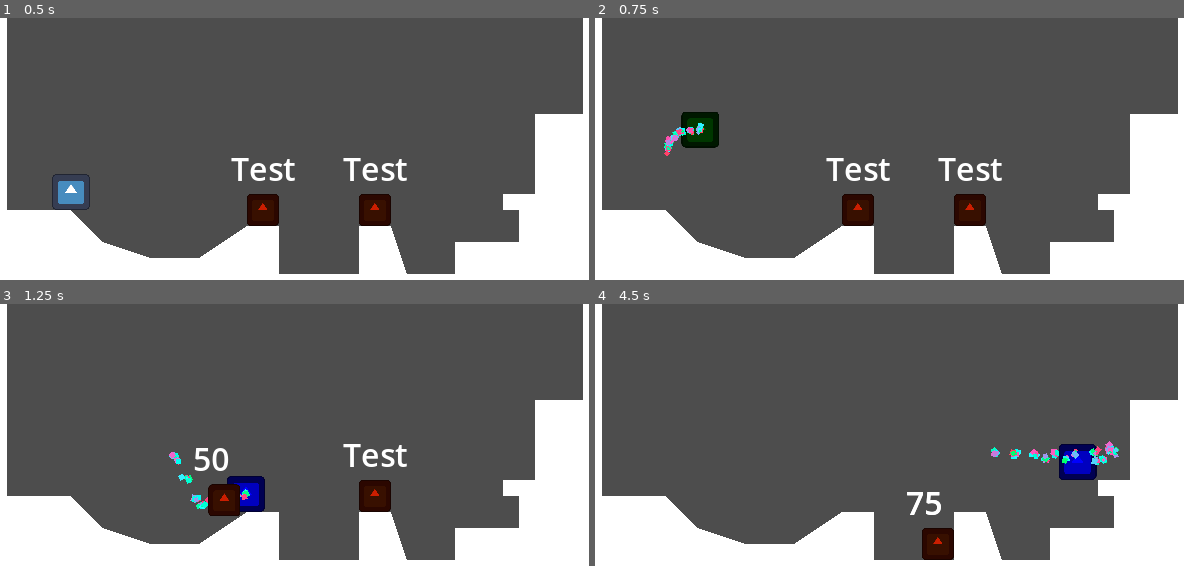
Above: before the commit, frames 1-4 (two rows, left to right).
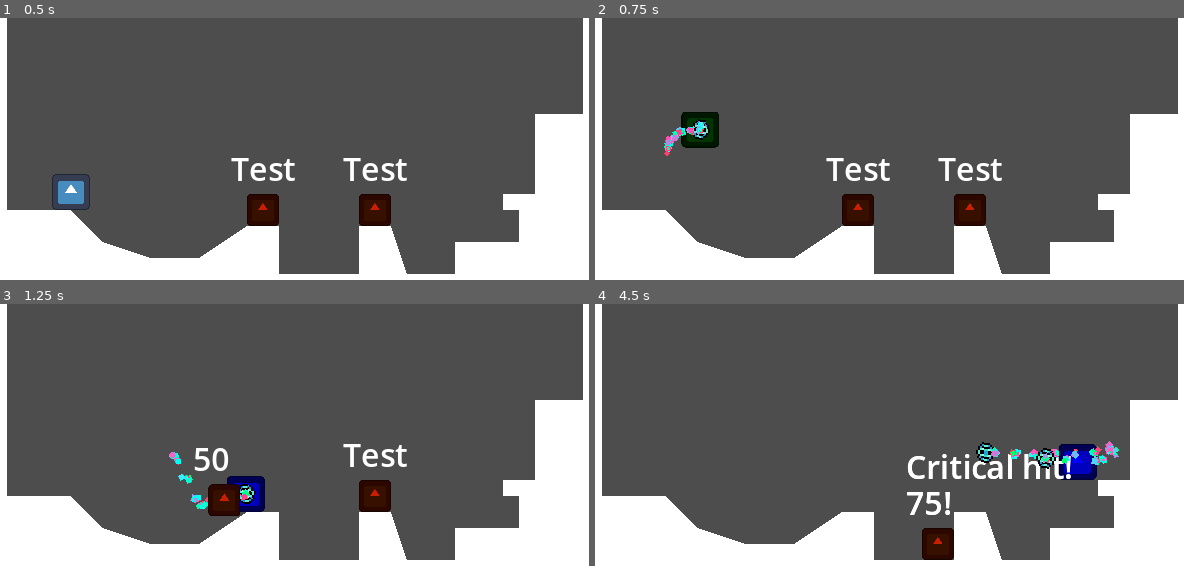
Above: after the commit, the same moments.

Repository: elderaka/internpro
Game: Godot game, scene res://World/test_world.tscn
Same seed, same stepped clock (60 frames per second), same inputs: the game is played once before the commit and once after it. The engine's default icon, where the game draws it, is replaced by a stand-in: a white triangle on a blue panel in a dark square.
Inputs (mouse positions are in pixels of both pictures, inside the frame that each line leads up to):
- Up to frame 1 (0.5 s): no input
- Up to frame 2 (0.75 s): tap Enter (ui_accept) at 0.5 s; move the mouse to (1013, 180) at 0.52 s; press the mouse at (1013, 180) at 0.53 s; hold Right (ui_right) from 0.53 s (still down)
- Up to frame 3 (1.25 s): keep holding Right (ui_right); tap Enter (ui_accept) at 0.77 s
- Up to frame 4 (4.5 s): move the mouse to (748, 503) at 1.27 s; release the mouse at (748, 503) at 1.28 s; click (748, 503) at 1.35 s; tap Enter (ui_accept) at 1.52, 3.02, 3.77 s; move the mouse to (936, 403) at 2.02 s; release Right (ui_right) at 2.03 s; press the mouse at (936, 403) at 2.03 s; hold Left (ui_left) 2.03-2.78 s; move the mouse to (842, 555) at 2.77 s; release the mouse at (842, 555) at 2.78 s; hold Right (ui_right) 2.78-4.28 s; click (842, 555) at 2.85 s; move the mouse to (1066, 537) at 3.52 s; press the mouse at (1066, 537) at 3.53 s; move the mouse to (683, 429) at 4.27 s; release the mouse at (683, 429) at 4.28 s; hold Left (ui_left) from 4.28 s (still down); click (683, 429) at 4.35 s

Frame 1 is identical in both runs. In frame 2, 0.1% of the frame differs, in the area x 16-20%, y 38-47%; in frame 3, 0.1%; in frame 4, 1.4%, in the area x 52-81%, y 52-81%.
Error before the commit: Invalid assignment of property or key 'transform' with value of type 'Transform2D' on a base object of type 'null instance'. (res://World/Player/player.gd:86)
Error after the commit: Invalid assignment of property or key 'transform' with value of type 'Transform2D' on a base object of type 'null instance'. (res://World/Player/player.gd:87)

Commit message:
Test crit damage
Ada bug, kenapa crit chance pas di display 0.5 padahal defaultnya 0.1? help dong dimana ini

Diff:
--- /dev/null
+++ b/World/EnemyStats.gd
@@ -0,0 +1,18 @@
+class_name Enemy_Statistic
+extends Resource
+
+@export var type = "bit"
+@export var health = 100
+@export var damage = 50
+
+func _ready():
+	match type:
+		"bit":
+			health = 1000
+			damage = 50
+		"kilobit":
+			health = 5000
+			damage = 100
+		"devmode":
+			health = 100000
+			damage = 0
--- /dev/null
+++ b/World/Player/globalVariable.gd
@@ -0,0 +1,13 @@
+extends Node
+
+var health = 5
+var speed
+
+# Called when the node enters the scene tree for the first time.
+func _ready():
+	pass # Replace with function body.
+
+
+# Called every frame. 'delta' is the elapsed time since the previous frame.
+func _process(delta):
+	pass
--- a/World/Player/player.gd
+++ b/World/Player/player.gd
@@ -12,6 +12,7 @@
 @onready var hold = $Hold
 @onready var muzzle = $Marker2D/Muzzle
 @onready var marker_2d = $Marker2D
+@onready var audio_stream_player_2d = $AudioStreamPlayer2D
 
 var aiming = false
 
@@ -90,14 +91,31 @@
 	remove_child(b)
 	owner.add_child(b)
 	b.speed = 300
-	b.damage = critical()
+	var crit = critical()
+	b.damage = crit.damage
+	b.isCrit = crit.isCrit
 	b.transform = marker_2d.transform
 	b.global_position = muzzle.global_position
 
 func critical():
 	randomize()
 	var percent = randf()
-	var newDamage = stats.damage
+	print(percent,stats.critChance)
+	var multiplier
+	var isCrit = false
+	#Algoritma untuk menentukan damage dari proyektil adalah sebagai berikut:
+	#(stats.damage * weapon_multiplier) * critDamage
+	match stats.weapon:
+		"dot": multiplier = 1
+		"lance": multiplier = 1.2
+		"bounce": multiplier = 0.95
+		"spreadshot": multiplier = 1.1
+		"datathrower": multiplier = 0.35
+		"laser": multiplier = 0.3
+	var newDamage = stats.damage * multiplier
 	if percent <= stats.critChance:
+		isCrit = true
 		newDamage += (newDamage * stats.critDamage)
-	return newDamage
+	#Return 2 values sekaligus, yaitu damage dan apakah damage tersebut critical atau tidak
+
+	return {"damage": newDamage, "isCrit": isCrit}
--- a/World/Player/projectile.tscn
+++ b/World/Player/projectile.tscn
@@ -1,9 +1,60 @@
-[gd_scene load_steps=4 format=3 uid="uid://tq84lvm16ah1"]
+[gd_scene load_steps=12 format=3 uid="uid://tq84lvm16ah1"]
 
 [ext_resource type="Script" path="res://World/Projectile.gd" id="1_gh70u"]
+[ext_resource type="Texture2D" uid="uid://cma3piwulcnw" path="res://sprite/bullet.png" id="2_87xdc"]
 
 [sub_resource type="CircleShape2D" id="CircleShape2D_gtdhu"]
 radius = 5.0
+
+[sub_resource type="AtlasTexture" id="AtlasTexture_88bt1"]
+atlas = ExtResource("2_87xdc")
+region = Rect2(0, 0, 16, 16)
+
+[sub_resource type="AtlasTexture" id="AtlasTexture_klsnx"]
+atlas = ExtResource("2_87xdc")
+region = Rect2(16, 0, 16, 16)
+
+[sub_resource type="AtlasTexture" id="AtlasTexture_35srw"]
+atlas = ExtResource("2_87xdc")
+region = Rect2(32, 0, 16, 16)
+
+[sub_resource type="AtlasTexture" id="AtlasTexture_8ospo"]
+atlas = ExtResource("2_87xdc")
+region = Rect2(48, 0, 16, 16)
+
+[sub_resource type="AtlasTexture" id="AtlasTexture_ugeaa"]
+atlas = ExtResource("2_87xdc")
+region = Rect2(64, 0, 16, 16)
+
+[sub_resource type="AtlasTexture" id="AtlasTexture_fjbsb"]
+atlas = ExtResource("2_87xdc")
+region = Rect2(80, 0, 16, 16)
+
+[sub_resource type="SpriteFrames" id="SpriteFrames_s2gtl"]
+animations = [{
+"frames": [{
+"duration": 1.0,
+"texture": SubResource("AtlasTexture_88bt1")
+}, {
+"duration": 1.0,
+"texture": SubResource("AtlasTexture_klsnx")
+}, {
+"duration": 1.0,
+"texture": SubResource("AtlasTexture_35srw")
+}, {
+"duration": 1.0,
+"texture": SubResource("AtlasTexture_8ospo")
+}, {
+"duration": 1.0,
+"texture": SubResource("AtlasTexture_ugeaa")
+}, {
+"duration": 1.0,
+"texture": SubResource("AtlasTexture_fjbsb")
+}],
+"loop": true,
+"name": &"default",
+"speed": 5.0
+}]
 
 [sub_resource type="ParticleProcessMaterial" id="ParticleProcessMaterial_fhtfi"]
 emission_shape = 1
@@ -33,6 +84,12 @@
 [node name="CollisionShape2D" type="CollisionShape2D" parent="."]
 shape = SubResource("CircleShape2D_gtdhu")
 
+[node name="Sprite2D" type="Sprite2D" parent="."]
+
+[node name="AnimatedSprite2D" type="AnimatedSprite2D" parent="."]
+sprite_frames = SubResource("SpriteFrames_s2gtl")
+frame_progress = 0.480406
+
 [node name="GPUParticles2D" type="GPUParticles2D" parent="."]
 amount = 100
 process_material = SubResource("ParticleProcessMaterial_fhtfi")
--- a/World/PlayerStats.gd
+++ b/World/PlayerStats.gd
@@ -4,8 +4,9 @@
 @export var health = 100
 @export var damage = 50
 @export var fireRate = 1.0
-@export var critChance = 0.0
-@export var critDamage = 0.1
+@export var critChance = 0.05
+@export var critDamage = 1.5
 @export var pierce = 0
 @export var knockback = 1.0
 @export var lifeSteal = 0.0
+@export var weapon = "dot"
--- a/World/Projectile.gd
+++ b/World/Projectile.gd
@@ -4,14 +4,14 @@
 @export var damage = 50
 @export var pierce = 2
 @export var force = 1
-
+@export var isCrit = false
 func _physics_process(delta):
 	position += transform.x * speed * delta
 
 
 func _on_body_entered(body):
 	if body.is_in_group("enemy"):
-		body.take_damage(damage)
+		body.take_damage(damage,isCrit)
 		if pierce > 0:
 			pierce -= 1
 		else:
--- a/World/enemy.gd
+++ b/World/enemy.gd
@@ -1,8 +1,9 @@
 extends CharacterBody2D
 
 @export var movement_data : EnemyMovementData
-
+@export var stats : Enemy_Statistic
 @onready var label = $Label
+@onready var critNotif = $Label2
 
 var gravity = ProjectSettings.get_setting("physics/2d/default_gravity")
 var player_chase = false
@@ -34,5 +35,12 @@
 	pass
 	#queue_free()
 
-func take_damage(damage):
-	label.text = str(damage)
+func take_damage(damage, isCrit):
+	#stats.health -= damage
+
+	if isCrit:
+		critNotif.text = str("Critical hit!")
+		label.text = str(damage)+ "!"
+	else:
+		label.text = str(damage)
+		critNotif.text = str("")
--- a/World/enemy.tscn
+++ b/World/enemy.tscn
@@ -48,6 +48,12 @@
 offset_bottom = -6.0
 text = "Test"
 
+[node name="Label2" type="Label" parent="."]
+offset_left = -16.0
+offset_top = -50.0
+offset_right = 17.0
+offset_bottom = -24.0
+
 [connection signal="body_entered" from="DetectionArea" to="." method="_on_detection_area_body_entered"]
 [connection signal="body_exited" from="DetectionArea" to="." method="_on_detection_area_body_exited"]
 [connection signal="area_entered" from="Hitbox" to="." method="_on_hitbox_area_entered"]
--- a/project.godot
+++ b/project.godot
@@ -14,6 +14,10 @@
 run/main_scene="res://World/test_world.tscn"
 config/features=PackedStringArray("4.0", "Forward Plus")
 config/icon="res://icon.svg"
+
+[autoload]
+
+GlobalVariable="*res://World/Player/globalVariable.gd"
 
 [display]
 
--- a/scene/player.gd
+++ b/scene/player.gd
@@ -7,6 +7,7 @@
 var current_jump = 0
 var max_jump = 2
 var is_moving_left = false
+
 
 func _physics_process(delta):
 	if !is_on_floor():
--- a/scene/player.tscn
+++ b/scene/player.tscn
@@ -21,3 +21,5 @@
 [node name="Camera2D" type="Camera2D" parent="."]
 position = Vector2(1, -5)
 zoom = Vector2(3, 3)
+
+[node name="AudioStreamPlayer2D" type="AudioStreamPlayer2D" parent="."]
Binary file added: sprite/bullet.png
Not shown, added: sprite/bullet.png.import
